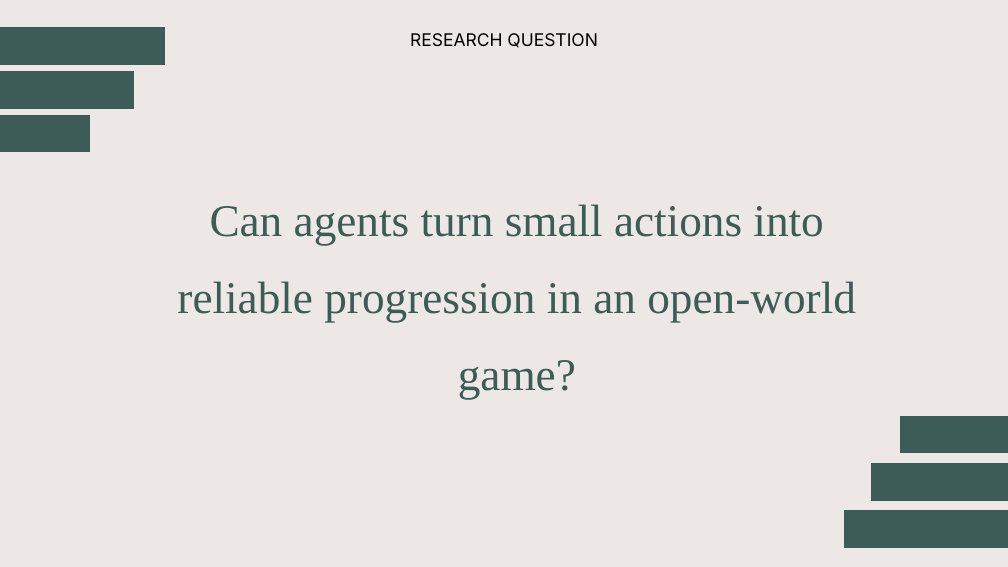
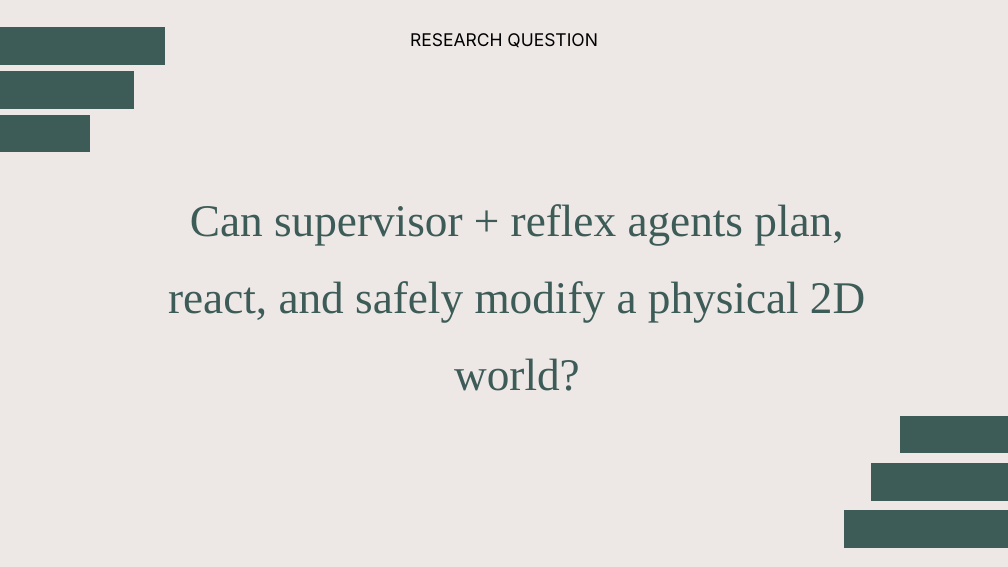
Before and after one commit to mairazaini/TerrariaBench, a slide deck: slide 2 of TerrariaBench.pptx. Drawn at 1008x567 pixels with LibreOffice and Linux fonts; fonts in the diff are those of the drawing; background and template pictures are left out. Boxes give left, top, right and bottom in pixels: in the first picture for what was removed or moved away, otherwise in the second. Text is boxed around its words. In the diff, an @@ line names an element or a change of style, - is before the commit and + after.

Commit message:
docs: articulate hierarchical supervisor+reflex findings and real-world autonomy relevance

```diff
--- a/TerrariaBench.pptx
+++ b/TerrariaBench.pptx
@@ text at (168, 204, 865, 391): text changed @@
-Can agents turn small actions into reliable progression in an open-world game?
+Can supervisor + reflex agents plan, react, and safely modify a physical 2D world?
```
Also in this commit, not shown: 2 other slides changed, 3 other files.
